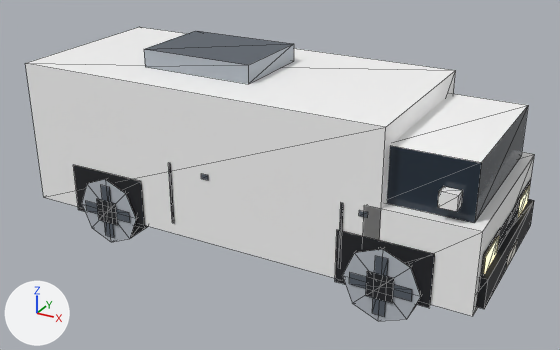
What one commit did to the glTF model public/models/props/van_delivery.glb.
Camera for both pictures: a 50 mm camera at (0.361, -0.64, 0.391) aimed at (0.013, -0.007, 0.075). The lights are fixed; the arrows at lower left show +X, +Y and +Z. The older version comes first. Mesh edges are drawn as thin lines. Vertices at exactly the same position are counted once.

Script lines for the objects in view, before the commit:
```python
me_van_delivery = bpy.data.meshes.new('van_delivery')
me_van_delivery.from_pydata(...)  # 300 vertices, 290 faces; spans x -0.238..0.248, y -0.098..0.098, z 0.0..0.197
me_van_delivery.materials.append(mat_car_body)
me_van_delivery.materials.append(mat_car_glass)
me_van_delivery.materials.append(mat_black)
me_van_delivery.materials.append(mat_metal_dark)
me_van_delivery.materials.append(mat_white)
me_van_delivery.materials.append(mat_glow_head)
me_van_delivery.materials.append(mat_glow_tail)
me_van_delivery.materials.append(mat_metal)
me_van_delivery.materials.append(mat_tire)
me_van_delivery.materials.append(mat_rim)
ob_van_delivery = bpy.data.objects.new('van_delivery', me_van_delivery)
ob_van_delivery.location = (0.0, 0.0, 0.0)
```
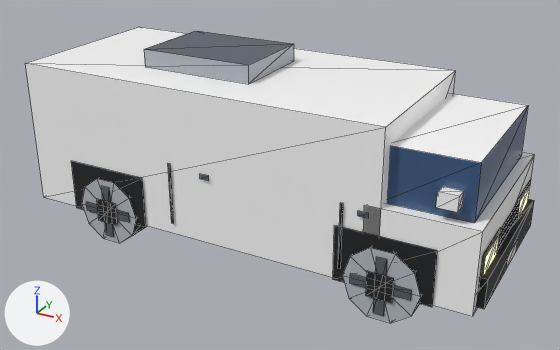
Pixel boxes (x1, y1, x2, y2) of what changed, in the pictures (560 x 350 px; the box of a moved part takes in the faces that stretch with it):
'van_delivery', reshaped: before (26, 27, 535, 321); after (26, 27, 535, 323)
part 1 of me_van_delivery, moved or reshaped: before (438, 186, 463, 211); after (436, 186, 464, 212)
part 2 of me_van_delivery, moved or reshaped: before (340, 203, 343, 231); after (338, 203, 343, 269)
part 3 of me_van_delivery, moved or reshaped: before (168, 163, 174, 223); after (168, 163, 174, 224)
part 4 of me_van_delivery, moved or reshaped: before (359, 210, 368, 218); after (358, 211, 369, 218)
part 5 of me_van_delivery, moved or reshaped: before (201, 174, 208, 180); after (200, 174, 209, 181)
part 6 of me_van_delivery, rebuilt: before (349, 273, 412, 301); after (350, 273, 412, 300)
part 7 of me_van_delivery, rebuilt (12% narrower): before (372, 256, 388, 317); after (373, 257, 387, 316)
part 8 of me_van_delivery, rebuilt (9% shorter): before (86, 201, 130, 223); after (86, 202, 130, 222)
part 9 of me_van_delivery, rebuilt: before (101, 185, 114, 237); after (101, 186, 114, 237)
part 10 of me_van_delivery, rebuilt: before (481, 229, 500, 276); after (479, 229, 500, 287)
part 11 of me_van_delivery, rebuilt: (515, 179, 531, 220) in both
part 12 of me_van_delivery, rebuilt: (484, 236, 499, 274) in both
part 13 of me_van_delivery, rebuilt: (518, 186, 530, 217) in both
part 14 of me_van_delivery, rebuilt: before (335, 230, 435, 308); after (333, 225, 437, 307)
part 15 of me_van_delivery, rebuilt: before (73, 165, 145, 228); after (71, 161, 146, 227)
part 16 of me_van_delivery, moved or reshaped: before (342, 248, 422, 321); after (342, 247, 421, 323)
part 17 of me_van_delivery, moved or reshaped: before (82, 178, 148, 242); after (82, 178, 147, 243)
part 18 of me_van_delivery, reshaped: before (498, 210, 518, 244); after (498, 204, 519, 248)
part 19 of me_van_delivery, recoloured (lighter): (387, 108, 528, 223) in both

The change, as a list of edits to the scene's bpy script:
```text
Add mat_glass_dark:
    mat_glass_dark = bpy.data.materials.new('glass_dark')
    # nodes: BsdfPrincipled, Mix, OutputMaterial, VertexColor
    # colours: blue #3d5a82, mixed with the vertex colours
Change me_van_delivery:
    remove me_van_delivery.from_pydata(...)  # 300 vertices, 290 faces; spans x -0.238..0.248, y -0.098..0.098, z 0.0..0.197
    add me_van_delivery.from_pydata(...)  # 324 vertices, 326 faces; spans x -0.238..0.248, y -0.098..0.098, z 0.002..0.197
    me_van_delivery part 1: the loose piece of 8 vertices spanning x 0.202..0.218, y -0.091..-0.079, z 0.119..0.133 is moved by (0.0, -0.001, 0.0)
    me_van_delivery part 2: the loose piece of 4 vertices spanning x 0.119..0.121, y -0.093, z 0.041..0.105 is moved by (0.0, -0.001, 0.0)
    me_van_delivery part 3: the loose piece of 4 vertices spanning x -0.061..-0.059, y -0.093, z 0.041..0.105 is moved by (0.0, -0.001, 0.0)
    me_van_delivery part 4: the loose piece of 4 vertices spanning x 0.136..0.144, y -0.093, z 0.096..0.101 is moved by (0.0, -0.001, 0.0)
    me_van_delivery part 5: the loose piece of 4 vertices spanning x -0.024..-0.016, y -0.093, z 0.096..0.101 is moved by (0.0, -0.001, 0.0)
    me_van_delivery part 6: the loose piece of 4 vertices spanning x 0.131..0.189, y -0.097, z 0.03..0.042 is rebuilt with 4 vertices and now spans x 0.132..0.188, y -0.097, z 0.031..0.041
    me_van_delivery part 7: the loose piece of 4 vertices spanning x 0.154..0.166, y -0.097, z 0.007..0.065 is rebuilt with 4 vertices and now spans x 0.155..0.165, y -0.097, z 0.008..0.064
    me_van_delivery part 8: the loose piece of 4 vertices spanning x -0.169..-0.111, y -0.097, z 0.03..0.042 is rebuilt with 4 vertices and now spans x -0.168..-0.112, y -0.097, z 0.031..0.041
    me_van_delivery part 9: the loose piece of 4 vertices spanning x -0.146..-0.134, y -0.097, z 0.007..0.065 is rebuilt with 4 vertices and now spans x -0.145..-0.135, y -0.097, z 0.008..0.064
    me_van_delivery part 10: the loose piece of 4 vertices spanning x 0.241, y -0.085..-0.033, z 0.051..0.084 is rebuilt with 4 vertices and now spans x 0.241, y -0.086..-0.032, z 0.051..0.084
    me_van_delivery part 11: the loose piece of 4 vertices spanning x 0.241, y 0.033..0.085, z 0.051..0.084 is rebuilt with 4 vertices and now spans x 0.241, y 0.032..0.086, z 0.051..0.084
    me_van_delivery part 12: the loose piece of 4 vertices spanning x 0.242, y -0.079..-0.039, z 0.055..0.08 is rebuilt with 4 vertices and now spans x 0.242, y -0.08..-0.038, z 0.055..0.08
    me_van_delivery part 13: the loose piece of 4 vertices spanning x 0.242, y 0.039..0.079, z 0.055..0.08 is rebuilt with 4 vertices and now spans x 0.242, y 0.038..0.08, z 0.055..0.08
    me_van_delivery part 14: the loose piece of 4 vertices spanning x 0.116..0.204, y -0.094, z 0.026..0.078 is rebuilt with 4 vertices and now spans x 0.114..0.206, y -0.094, z 0.028..0.082
    me_van_delivery part 15: the loose piece of 4 vertices spanning x -0.184..-0.096, y -0.094, z 0.026..0.078 is rebuilt with 4 vertices and now spans x -0.186..-0.094, y -0.094, z 0.028..0.082
    me_van_delivery part 16: 8 vertices moved from x 0.135..0.185, y -0.096..-0.066, z 0.011..0.061 to x 0.131..0.189, y -0.096..-0.066, z 0.015..0.057; 4 vertices removed from x 0.16, y -0.096..-0.066, z 0.0..0.072; 8 vertices added at x 0.149..0.171, y -0.096..-0.066, z 0.002..0.07
    me_van_delivery part 17: 8 vertices moved from x -0.165..-0.115, y -0.096..-0.066, z 0.011..0.061 to x -0.169..-0.111, y -0.096..-0.066, z 0.015..0.057; 4 vertices removed from x -0.14, y -0.096..-0.066, z 0.0..0.072; 8 vertices added at x -0.151..-0.129, y -0.096..-0.066, z 0.002..0.07
    me_van_delivery part 18: 2 vertices moved from x 0.242, y -0.036..0.036, z 0.069 to x 0.242, y -0.036..0.036, z 0.071; 8 vertices added at x 0.242, y -0.036..0.036, z 0.065..0.079
    me_van_delivery part 19: 8 faces spanning x 0.15..0.23, y -0.08..0.08, z 0.107..0.159 switch from mat_car_glass to mat_glass_dark
    other edits to the shape of me_van_delivery do not show in these pictures
```
